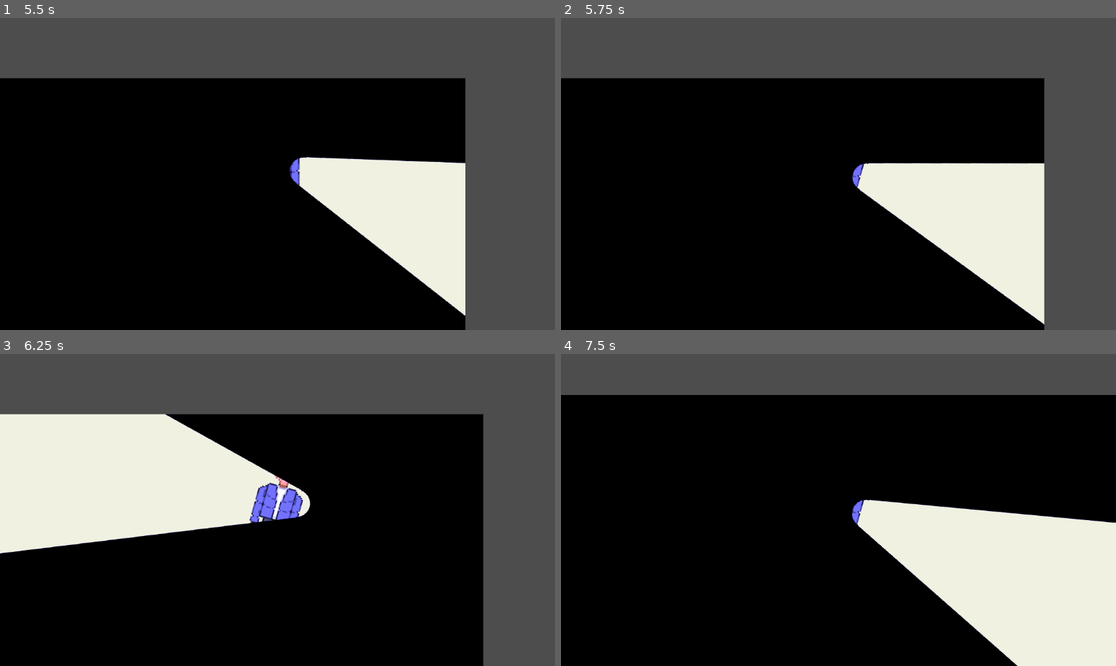
Above: before the commit, frames 1-4 (two rows, left to right).
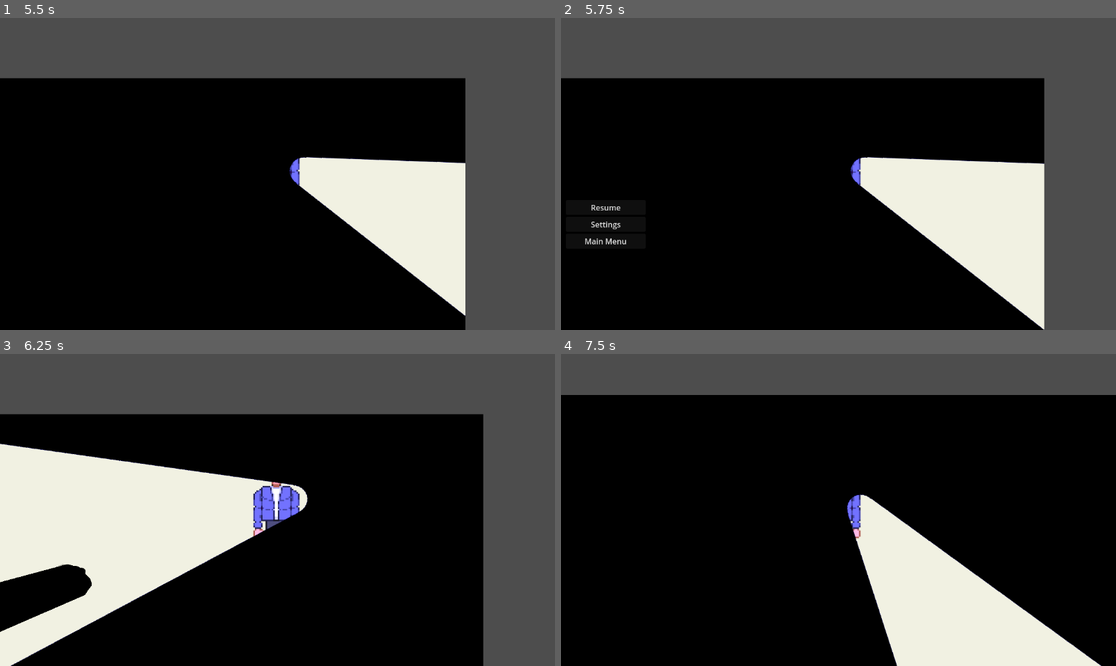
Above: after the commit, the same moments.

Repository: ChloeMayLikeCheese/GDD112-Group-Project
Game: Godot game, scene res://Menus/start_menu.tscn
Same seed, same stepped clock (60 frames per second), same inputs: the game is played once before the commit and once after it.
Inputs (mouse positions are in pixels of both pictures, inside the frame that each line leads up to):
- Up to frame 1 (5.5 s): click "Settings" at 0.5 s; click "Start" at 1.25 s; tap Enter at 2 s; move the mouse to (399, 158) at 2.02 s; hold D (Right) 2.03-2.78 s; move the mouse to (166, 189) at 2.77 s; hold S (Down) 2.78-3.53 s; move the mouse to (333, 105) at 3.52 s; hold D (Right) 3.53-4.28 s; move the mouse to (249, 236) at 4.27 s; hold W (Up) 4.28-5.03 s; move the mouse to (444, 220) at 5.02 s; hold A (Left) from 5.03 s (still down)
- Up to frame 2 (5.75 s): keep holding A (Left); tap Escape (Pause) at 5.65 s
- Up to frame 3 (6.25 s): release A (Left) at 5.75 s; click "Resume" at 5.75 s
- Up to frame 4 (7.5 s): tap Space at 6.5 s; move the mouse to (672, 463) at 6.52 s; hold A (Left) 6.53-7.28 s; move the mouse to (866, 510) at 7.27 s; hold S (Down) from 7.28 s (still down)

Frame 1 is identical in both runs. In frame 2, 1.1% of the frame differs, in the area x 4-88%, y 44-100%; in frame 3, 15%; in frame 4, 16%, in the area x 51-100%, y 44-100%.

Commit message:
pausee menu fixed
thank mr cave

Diff:
--- a/Creatures/character.gd
+++ b/Creatures/character.gd
@@ -1,27 +1,13 @@
 extends CharacterBody2D
 
-@onready var pause_menu = $PauseMenu
-var paused = false
+
+
 var speed = 200
 func _process(_delta):
 	var direction = Input.get_vector("Left","Right","Up","Down")
 	velocity = direction * speed
 	move_and_slide()
 
-#pause menu (from a youtube tutorial from Gwizz
-	if Input.is_action_just_pressed("Pause"):
-		pausemenu()
 
-func pausemenu():
-	var last_mouse_direction = get_global_mouse_position()
-	if paused:
-		pause_menu.hide()
-		Engine.time_scale = 1
-	else:
-		look_at(last_mouse_direction)
-		pause_menu.show()
-		Engine.time_scale = 0
-
-	paused = !paused
 func get_last_mouse_pos():
 	pass
--- a/Menus/pause_menu.gd
+++ b/Menus/pause_menu.gd
@@ -1,7 +1,7 @@
 extends Control
 @export var start_game:String
 @onready var main = $"../"
-
+var paused = false
 func _on_settings_pressed():
 	pass # Replace with function body.
 
@@ -11,5 +11,22 @@
 	Engine.time_scale = 1
 
 
+func _process(_delta):
+	print("buh")
+	#pause menu (from a youtube tutorial from Gwizz
+	if Input.is_action_just_pressed("Pause"):
+		pausemenu()
+
+func pausemenu():
+	print(paused)
+	if paused:
+		$"..".hide()
+		Engine.time_scale = 1
+	else:
+		$"..".show()
+		Engine.time_scale = 0
+
+	paused = !paused
+
 func _on_resume_pressed():
-	main.pausemenu()
+	pausemenu()
--- a/Menus/pause_menu.tscn
+++ b/Menus/pause_menu.tscn
@@ -4,40 +4,44 @@
 
 [sub_resource type="Theme" id="Theme_j3s1i"]
 
-[node name="PauseMenu" type="Control"]
+[node name="Pause_menu" type="CanvasLayer"]
+
+[node name="PauseMenu" type="Control" parent="."]
 layout_mode = 3
 anchors_preset = 15
 anchor_right = 1.0
 anchor_bottom = 1.0
-offset_left = -544.0
-offset_right = -544.0
+offset_left = 10.0
+offset_top = 378.0
+offset_right = 10.0
+offset_bottom = 378.0
 grow_horizontal = 2
 grow_vertical = 2
 script = ExtResource("1_joehn")
 start_game = "res://Menus/start_menu.tscn"
 
-[node name="MarginContainer" type="MarginContainer" parent="."]
+[node name="MarginContainer" type="MarginContainer" parent="PauseMenu"]
 layout_mode = 0
 offset_right = 166.0
 offset_bottom = 108.0
 theme = SubResource("Theme_j3s1i")
 
-[node name="VBoxContainer" type="VBoxContainer" parent="MarginContainer"]
+[node name="VBoxContainer" type="VBoxContainer" parent="PauseMenu/MarginContainer"]
 layout_mode = 2
 
-[node name="Resume" type="Button" parent="MarginContainer/VBoxContainer"]
+[node name="Resume" type="Button" parent="PauseMenu/MarginContainer/VBoxContainer"]
 layout_mode = 2
 text = "Resume"
 
-[node name="Settings" type="Button" parent="MarginContainer/VBoxContainer"]
+[node name="Settings" type="Button" parent="PauseMenu/MarginContainer/VBoxContainer"]
 layout_mode = 2
 text = "Settings"
 
-[node name="Quit" type="Button" parent="MarginContainer/VBoxContainer"]
+[node name="Quit" type="Button" parent="PauseMenu/MarginContainer/VBoxContainer"]
 layout_mode = 2
 text = "Main Menu
 "
 
-[connection signal="pressed" from="MarginContainer/VBoxContainer/Resume" to="." method="_on_resume_pressed"]
-[connection signal="pressed" from="MarginContainer/VBoxContainer/Settings" to="." method="_on_settings_pressed"]
-[connection signal="pressed" from="MarginContainer/VBoxContainer/Quit" to="." method="_on_quit_pressed"]
+[connection signal="pressed" from="PauseMenu/MarginContainer/VBoxContainer/Resume" to="PauseMenu" method="_on_resume_pressed"]
+[connection signal="pressed" from="PauseMenu/MarginContainer/VBoxContainer/Settings" to="PauseMenu" method="_on_settings_pressed"]
+[connection signal="pressed" from="PauseMenu/MarginContainer/VBoxContainer/Quit" to="PauseMenu" method="_on_quit_pressed"]
--- a/Scenes/backrooms_1.tscn
+++ b/Scenes/backrooms_1.tscn
@@ -37,6 +37,9 @@
 
 [node name="Backrooms_1" type="Node2D"]
 
+[node name="PauseMenu" parent="." instance=ExtResource("4_v37ud")]
+visible = false
+
 [node name="PointLight2D" type="PointLight2D" parent="."]
 z_index = -1
 position = Vector2(-244, 386)
@@ -56,9 +59,6 @@
 
 [node name="Character" parent="." instance=ExtResource("1_4j7pa")]
 
-[node name="PauseMenu" parent="Character" instance=ExtResource("4_v37ud")]
-visible = false
-
 [node name="Monsters" type="Node2D" parent="."]
 
 [node name="Monster_1" parent="Monsters" instance=ExtResource("3_x1jhr")]
